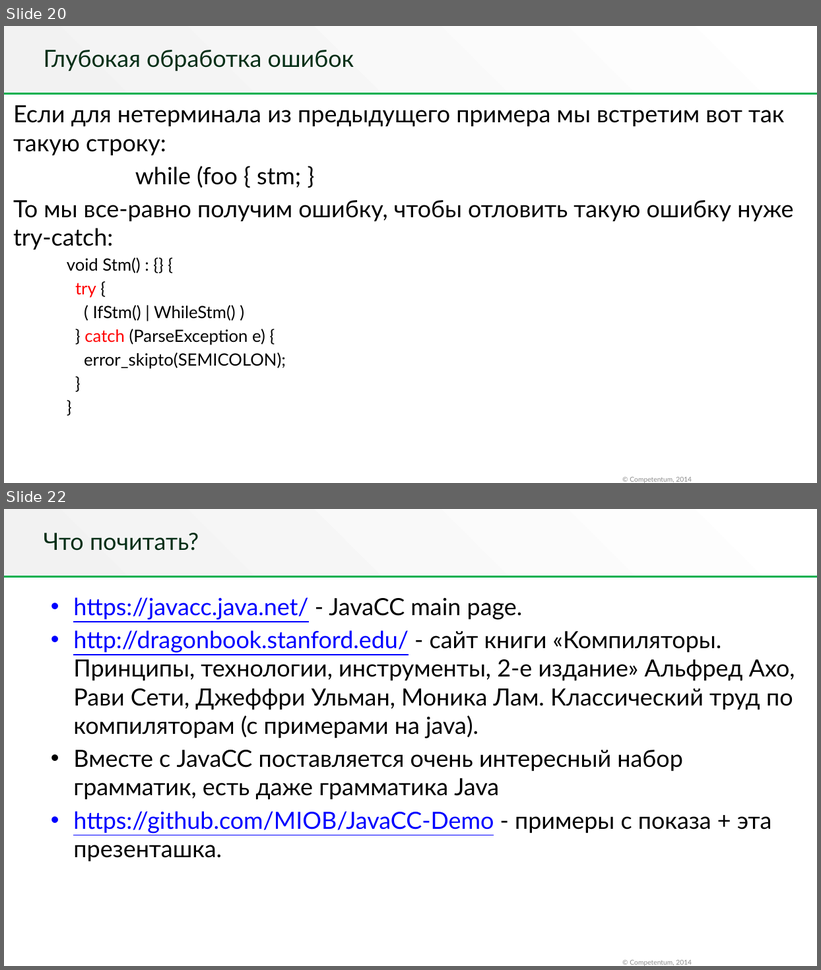
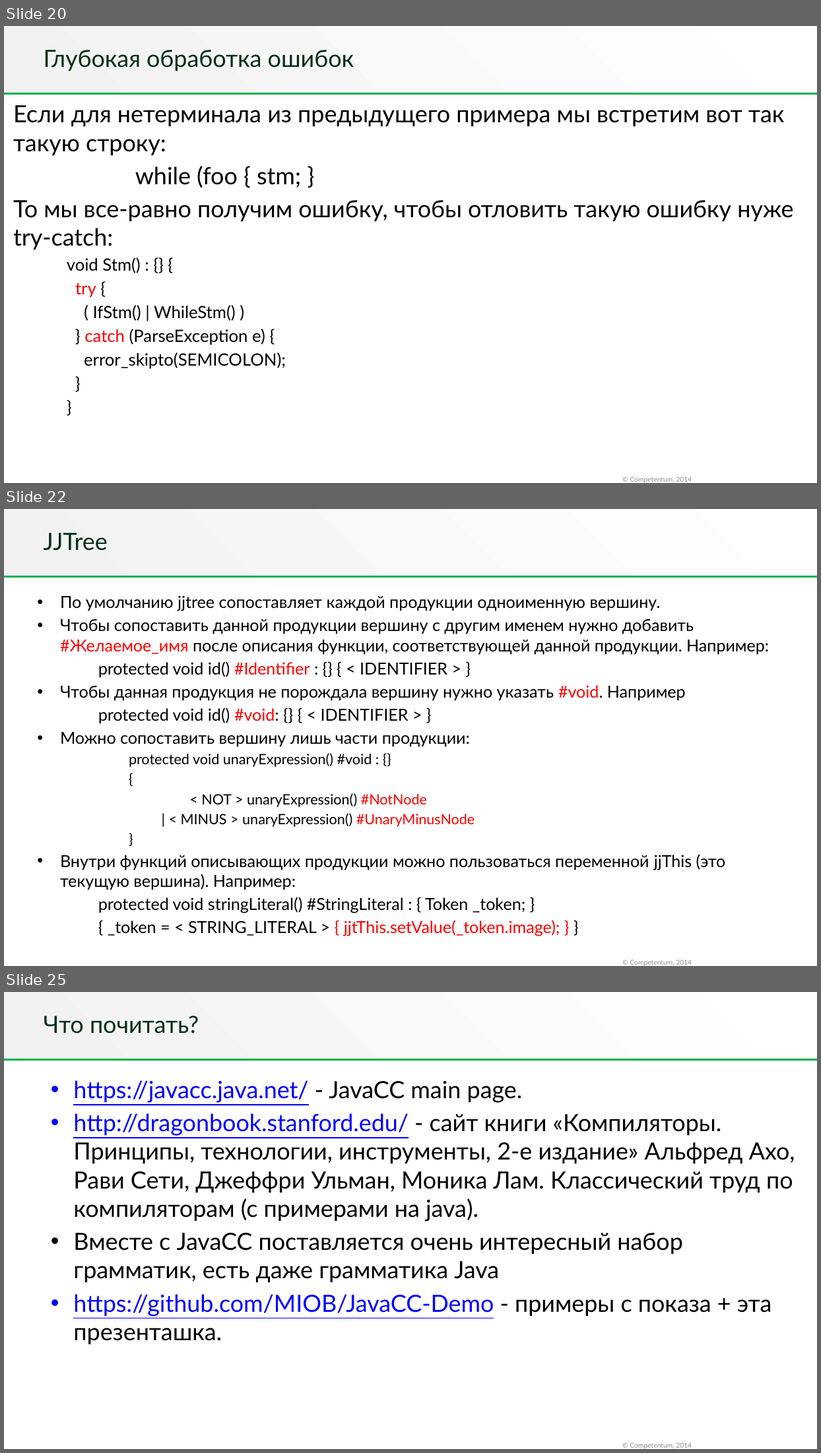
Before and after one commit to MIOB/JavaCC-Demo, a slide deck: JavaCC.pptx. Shown one above the other, each under a label of ours: slides 20 and 22 before the commit, slides 20, 22 and 25 after it; the slides between them are not shown. The pictures are 821x970 and 821x1453 pixels, drawn with LibreOffice and Linux fonts; fonts in the diff are those of the drawing; background and template pictures are left out. Boxes give left, top, right and bottom in pixels: in the first picture for what was removed or moved away, otherwise in the second. Text is boxed around its words. In the diff, an @@ line names an element or a change of style, - is before the commit and + after.

```diff
--- a/JavaCC.pptx
+++ b/JavaCC.pptx
@@ slide 22 added at (4, 509, 817, 966), background #FFFFFF; not listed: 3 template elements that a slide beside it also shows @@
@@ title added at (44, 533, 108, 551), 28 pt, text #042E16 @@
+JJTree
@@ text added at (60, 595, 769, 914), 19.6 pt, text #000000 @@
+• По умолчанию jjtree сопоставляет каждой продукции одноименную вершину.
+• Чтобы сопоставить данной продукции вершину с другим именем нужно добавить #Желаемое_имя после описания функции, соответствующей данной продукции. Например:
+protected void id() #Identifier : {} { < IDENTIFIER > }
+• Чтобы данная продукция не порождала вершину нужно указать #void. Например
+protected void id() #void: {} { < IDENTIFIER > }
+• Можно сопоставить вершину лишь части продукции:
+  protected void unaryExpression() #void : {}
+  {
+  < NOT > unaryExpression() #NotNode
+  | < MINUS > unaryExpression() #UnaryMinusNode
+  }
+• Внутри функций описывающих продукции можно пользоваться переменной jjThis (это текущую вершина). Например:
+protected void stringLiteral() #StringLiteral : { Token _token; }
+{ _token = < STRING_LITERAL > { jjtThis.setValue(_token.image); } }
@@ what was slide 22 is now slide 25 @@
```
Also in this commit, not shown: 2 slides changed, 2 other slides added, 6 other files.
